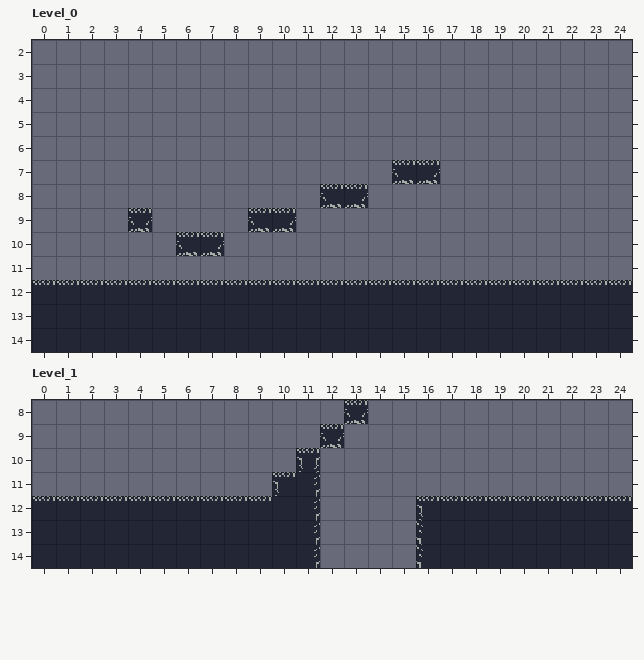
LDtk project: source/levels/world.ldtk. Above is the file before it was changed.
Cells are 16x16 px. Shown: Level_0 x 0..24, y 2..14; Level_1 x 0..24, y 8..14.
And afterwards:
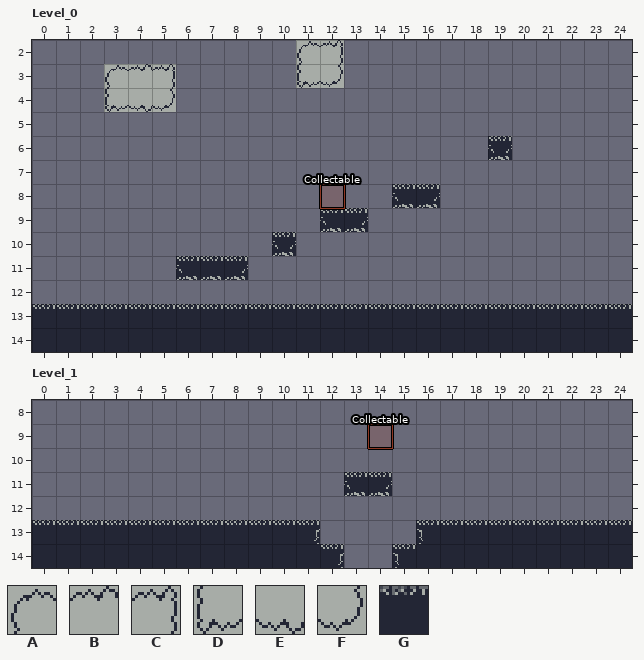
Key: from "Clouds": A 9, B 10, C 11, D 17, E 18, F 19; from "Walls": G 1.
_ is an empty cell.
Objects are placed by their top-left corner, in cells (3,4 is the top-left corner of cell 3,4); size is 1x1 cell unless given.
Tiles replaced or removed in this view: G.
Tiles of an added or newly shown layer are drawn over the layers below it.
The edit:
Changed rows in their new state; . is an unchanged cell.
Layer "Walls", Level_0:
first column x 0:
 6 ...................G.....
 7 ...............__........
 8 ............__.GG........
 9 ...._....__.GG...........
10 ......__..G..............
11 ......GGG................
12 _________________________
Layer "Entities", Level_0:
added: "Collectable" rectangle at 12,8
Layer "Clouds" (added), Level_0:
first column x 3:
 2 ........AC
 3 ABC.....DF
 4 DEF.......
Layer "Walls", Level_1:
first column x 0:
 8 ............._...........
 9 ............_............
10 ..........._.............
11 ..........__.GG..........
12 ____________...._________
14 ............G..G.........
Layer "Entities", Level_1:
added: "Collectable" rectangle at 14,9
